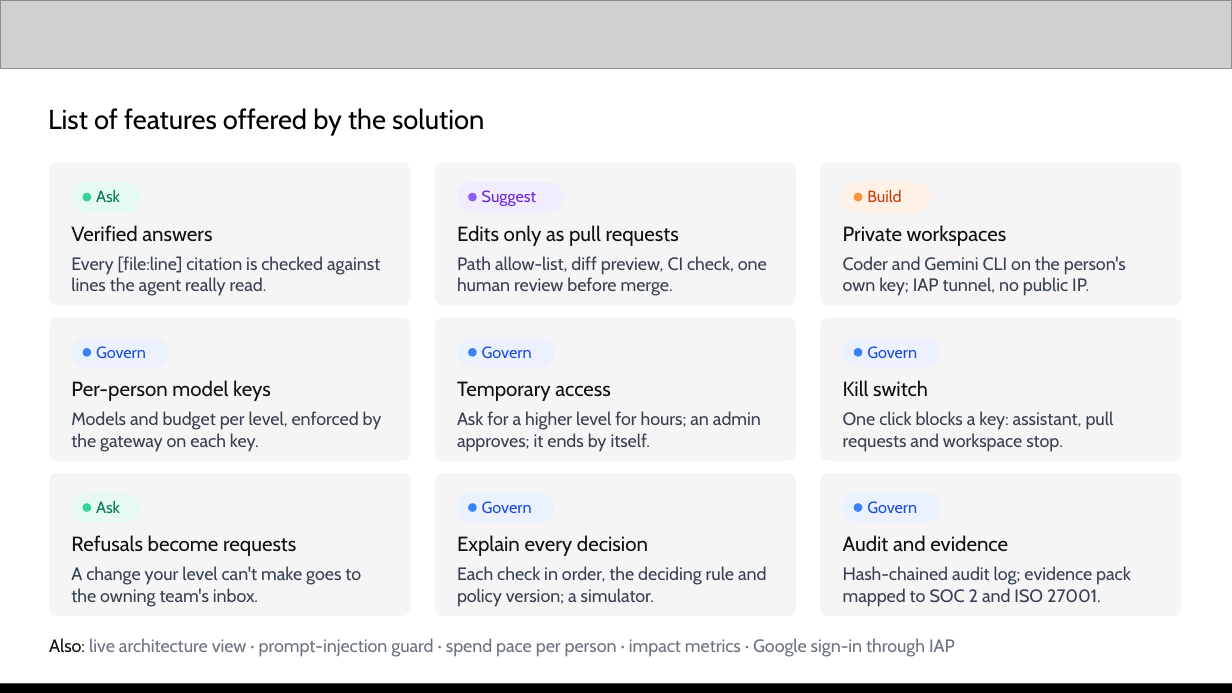
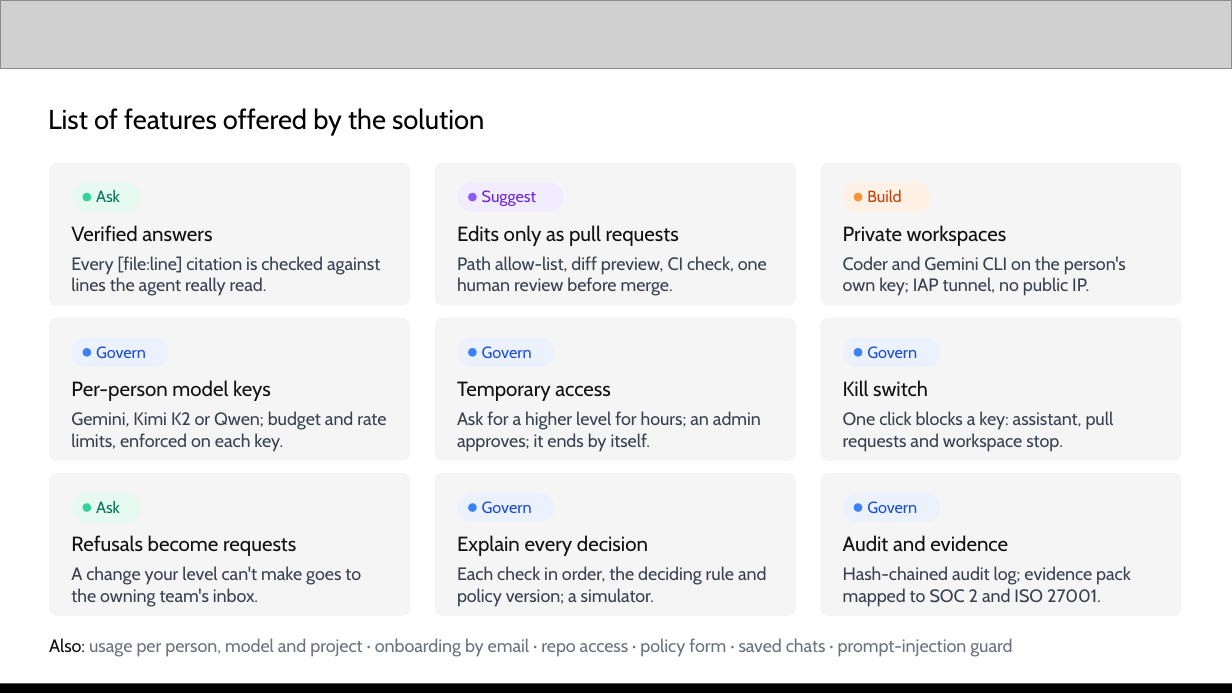
Before and after one commit to praveensaharan/RoleSpace, a slide deck: slide 4 of docs/deck/RoleSpace-AI-Builder-Cup-submission.pptx. Drawn at 1232x693 pixels with LibreOffice and Linux fonts; fonts in the diff are those of the drawing; grey boxes stand for pictures. Boxes give left, top, right and bottom in pixels: in the first picture for what was removed or moved away, otherwise in the second. Text is boxed around its words. In the diff, an @@ line names an element or a change of style, - is before the commit and + after.

Commit message:
[add] spending cap, public website, GitHub activity, security hardening

```diff
--- a/docs/deck/RoleSpace-AI-Builder-Cup-submission.pptx
+++ b/docs/deck/RoleSpace-AI-Builder-Cup-submission.pptx
@@ text at (x1=71, y1=411, x2=386, y2=452): text changed @@
-Models and budget per level, enforced by the gateway on each key.
+Gemini, Kimi K2 or Qwen; budget and rate limits, enforced on each key.
@@ text at (x1=49, y1=638, x2=1012, y2=657): text changed @@
-Also: live architecture view · prompt-injection guard · spend pace per person · impact metrics · Google sign-in through IAP
+Also: usage per person, model and project · onboarding by email · repo access · policy form · saved chats · prompt-injection guard
```
Also in this commit, not shown: 6 other slides changed, 3 slides added, 42 other files.
